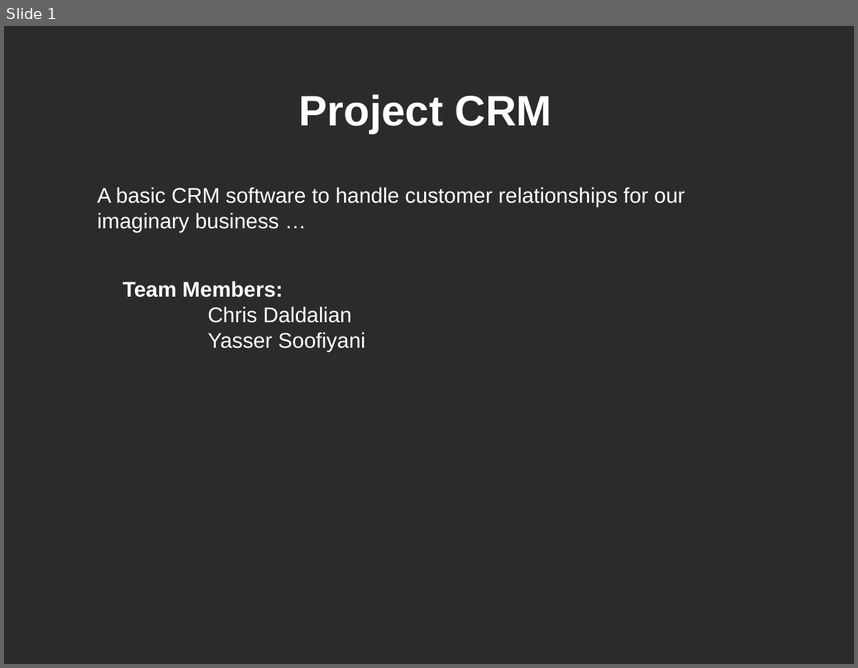
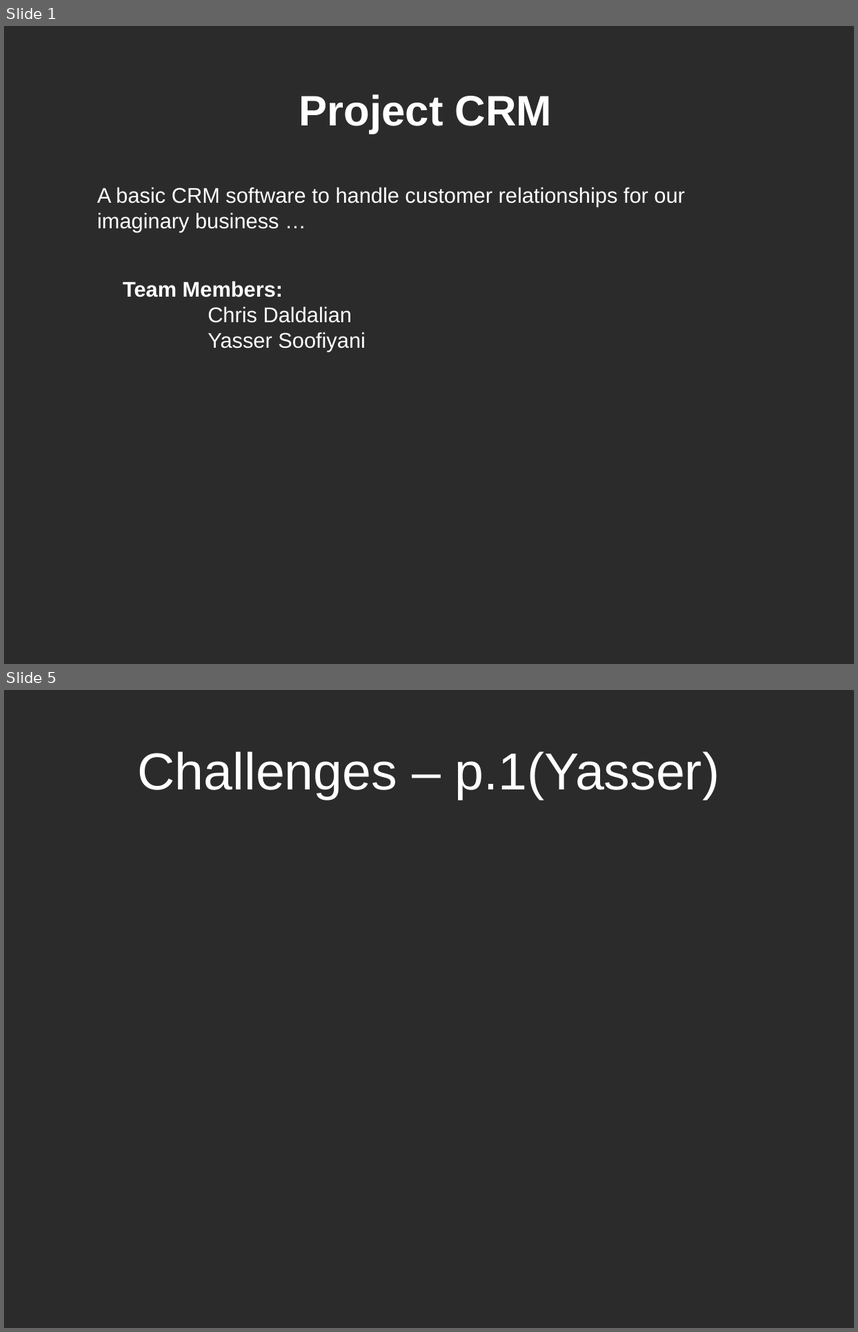
Before and after one commit to ChrDald/ProjectCRM, a slide deck: Presentation/Project CRM.ppt. Shown one above the other, each under a label of ours: slide 1 before the commit, slides 1 and 5 after it; the slides between them are not shown. The pictures are 858x668 and 858x1332 pixels, drawn with LibreOffice and Linux fonts; fonts in the diff are those of the drawing; background and template pictures are left out; a plain dark background stands for a picture behind light text. Boxes give left, top, right and bottom in pixels: in the first picture for what was removed or moved away, otherwise in the second. Text is boxed around its words. In the diff, an @@ line names an element or a change of style, - is before the commit and + after.

```diff
--- a/Presentation/Project CRM.ppt
+++ b/Presentation/Project CRM.ppt
@@ slide 5 added at (4, 690, 854, 1328), background picture (left out) @@
@@ title added at (138, 751, 720, 799), 44 pt, text #FFFFFF @@
+Challenges – p.1(Yasser)
```
Also in this commit, not shown: 10 other slides added, 9 slides removed, 1 other file.
